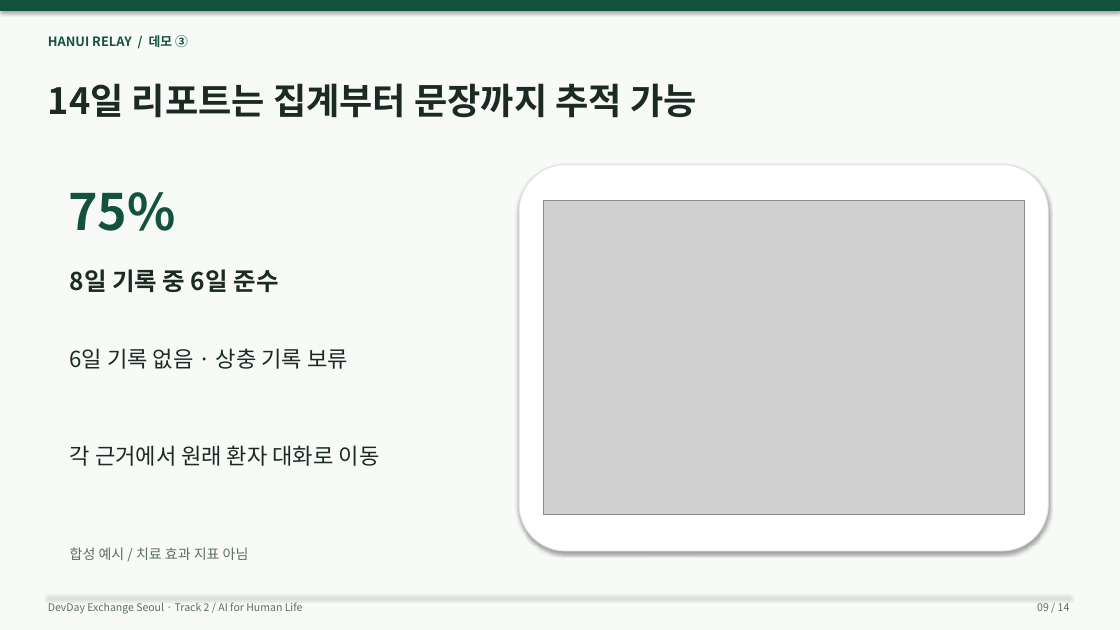
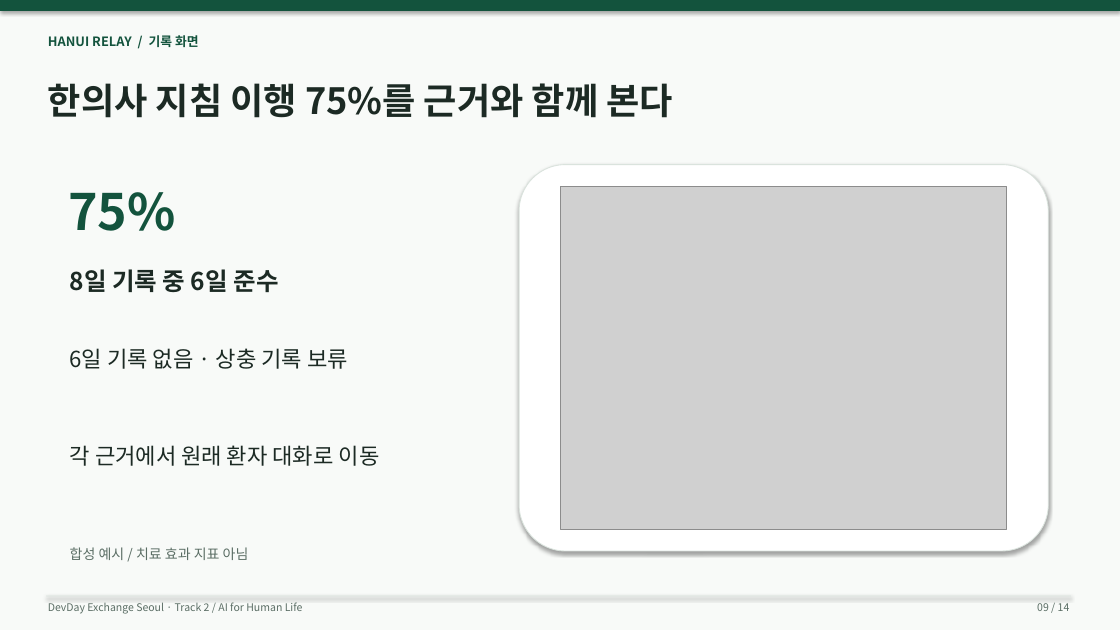
Before and after one commit to wlsalswo14/devday-hanui-relay, a slide deck: slide 9 of presentations/Hanui-Relay-10min.pptx. Drawn at 1120x630 pixels with LibreOffice and Linux fonts; fonts in the diff are those of the drawing; grey boxes stand for pictures. Boxes give left, top, right and bottom in pixels: in the first picture for what was removed or moved away, otherwise in the second. Text is boxed around its words. In the diff, an @@ line names an element or a change of style, - is before the commit and + after.

```diff
--- a/presentations/Hanui-Relay-10min.pptx
+++ b/presentations/Hanui-Relay-10min.pptx
@@ text at (48, 35, 199, 47): text changed @@
-HANUI RELAY / 데모 ③
+HANUI RELAY / 기록 화면
@@ text at (48, 83, 674, 118): text changed @@
-14일 리포트는 집계부터 문장까지 추적 가능
+한의사 지침 이행 75%를 근거와 함께 본다
@@ picture: place and size @@
-picture at (544, 201, 1024, 515)
+picture at (560, 187, 1007, 529)
```
Also in this commit, not shown: 2 other slides changed, 6 other files.
